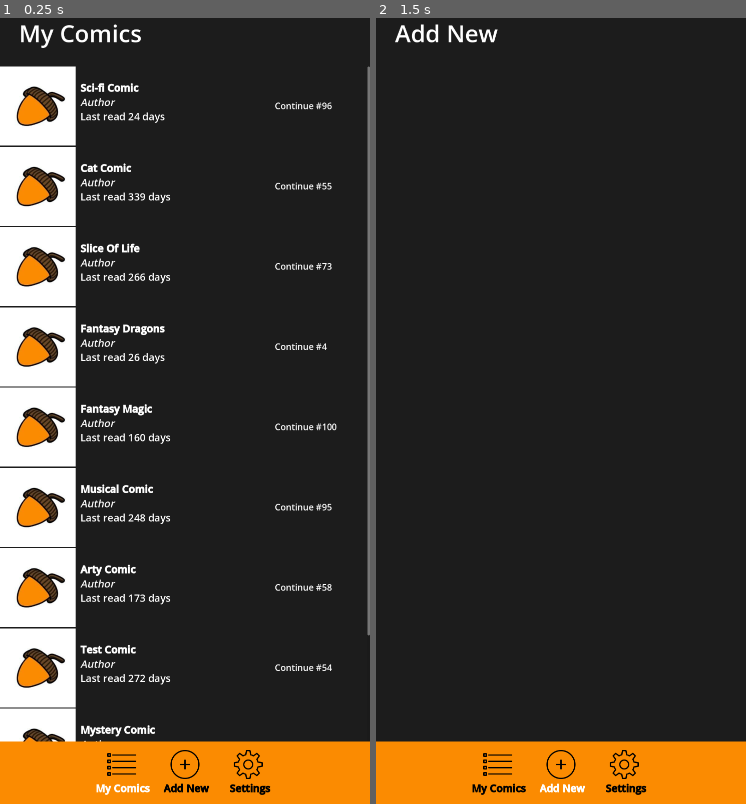
Above: before the commit, frames 1-2 (left to right).
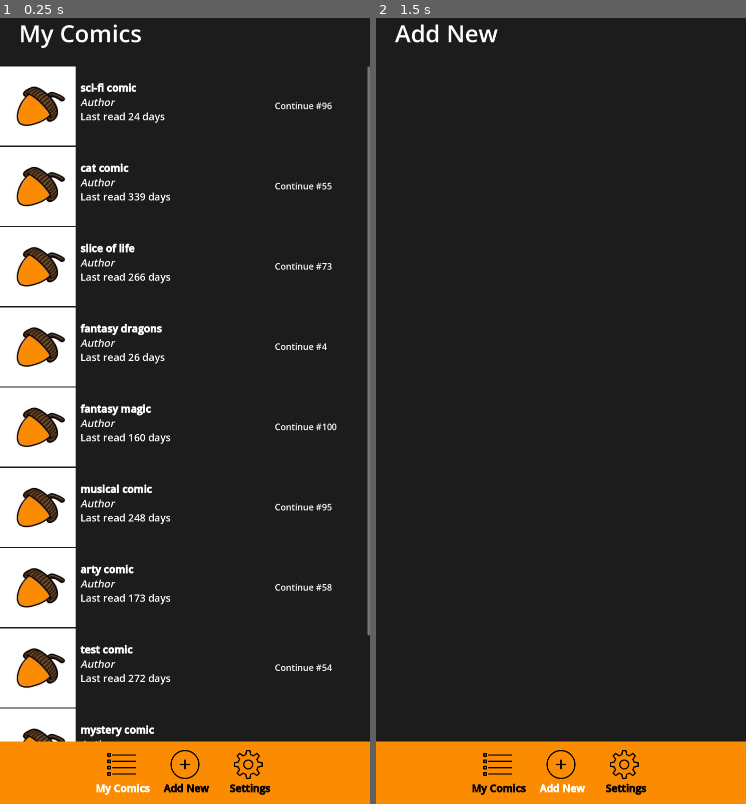
Above: after the commit, the same moments.

Repository: cyschneck/comic-canopy
Game: Godot game, scene res://scenes/menu.tscn
Same seed, same stepped clock (60 frames per second), same inputs: the game is played once before the commit and once after it.
Inputs:
- Up to frame 1 (0.25 s): no input
- Up to frame 2 (1.5 s): click "[b]Add New[/b]" at 0.5 s; click "[b]Add New[/b]" at 1.25 s

The runs differ from the first frame. In frame 1, 1.1% of the frame differs, in the area x 21-45%, y 8-92%; in frame 2, nothing differs.

Commit message:
reference each dynamic button

Diff:
--- a/comic-canopy/scenes/menu.tscn
+++ b/comic-canopy/scenes/menu.tscn
@@ -1,24 +1,37 @@
-[gd_scene load_steps=14 format=3 uid="uid://dchw2tg4juqnw"]
+[gd_scene load_steps=12 format=3 uid="uid://dchw2tg4juqnw"]
 
 [ext_resource type="PackedScene" uid="uid://xjt5ucf5m4x7" path="res://scenes/tab.tscn" id="1_3sr0o"]
 [ext_resource type="Script" path="res://scripts/bottom_toolbar.gd" id="1_et7sx"]
 [ext_resource type="Texture2D" uid="uid://d1a6qsriwpnmg" path="res://assets/sprites/add.png" id="3_3faw0"]
 [ext_resource type="Texture2D" uid="uid://vx632jlmq0nl" path="res://assets/sprites/settings.png" id="4_humb4"]
 [ext_resource type="Script" path="res://scripts/populate_my_comics.gd" id="5_8k4yo"]
-[ext_resource type="Script" path="res://scripts/select_comic_from_list.gd" id="6_op02q"]
 [ext_resource type="PackedScene" uid="uid://do08ivw8plaev" path="res://scenes/test_my_comics_grid_container.tscn" id="7_43mfh"]
-[ext_resource type="PackedScene" uid="uid://ceabhj0ug7ewh" path="res://scenes/test_specific_comics_grid_container.tscn" id="7_d5vqm"]
-
-[sub_resource type="ButtonGroup" id="ButtonGroup_8j4aw"]
+
+[sub_resource type="ButtonGroup" id="ButtonGroup_j8rp8"]
 
 [sub_resource type="RectangleShape2D" id="RectangleShape2D_y4vb3"]
 size = Vector2(200, 200)
 
-[sub_resource type="ButtonGroup" id="ButtonGroup_6ujlr"]
-
-[sub_resource type="ButtonGroup" id="ButtonGroup_1pnnl"]
-
-[sub_resource type="GDScript" id="GDScript_3fuw0"]
+[sub_resource type="ButtonGroup" id="ButtonGroup_mmb7c"]
+
+[sub_resource type="ButtonGroup" id="ButtonGroup_yaqbb"]
+
+[sub_resource type="GDScript" id="GDScript_j0pv3"]
+script/source = "extends VBoxContainer
+
+func _ready() -> void:
+	print(\"running setup\")
+	for button in get_tree().get_nodes_in_group(\"comic_main_select\"):
+		#button.connect(\"pressed\", Callable(self, \"_on_comic_page_link_button_pressed\").bind(button))
+		#button.connect(\"pressed\", self, _on_comic_page_link_button_pressed, [button])
+		#button.pressed.connect(_on_comic_page_link_button_pressed.bind(button))
+		#button.connect(button.name, Callable(_on_comic_page_link_button_pressed));
+		pass
+
+func _on_comic_page_link_button_pressed() -> void:
+	print(\"button pressed\")
+	#print(selected_button.get_parent().get_parent().get_name())
+"
 
 [node name="menu" type="Control"]
 layout_mode = 3
@@ -170,7 +183,7 @@
 layout_mode = 2
 size_flags_horizontal = 3
 size_flags_vertical = 3
-script = ExtResource("6_op02q")
+script = SubResource("GDScript_j0pv3")
 
 [node name="test_row3" parent="MainMiddle/MyComics/MyComicsScrollContainer/VBoxContainer" instance=ExtResource("7_43mfh")]
 layout_mode = 2
@@ -243,45 +256,6 @@
 theme_override_font_sizes/font_size = 75
 text = "Settings"
 
-[node name="SpecificComicsScrollContainer" type="ScrollContainer" parent="."]
-unique_name_in_owner = true
-visible = false
-layout_mode = 1
-anchors_preset = 15
-anchor_right = 1.0
-anchor_bottom = 1.0
-offset_top = 314.0
-offset_bottom = -182.0
-grow_horizontal = 2
-grow_vertical = 2
-
-[node name="VBoxContainer" type="VBoxContainer" parent="SpecificComicsScrollContainer"]
-layout_mode = 2
-size_flags_horizontal = 0
-size_flags_vertical = 0
-script = SubResource("GDScript_3fuw0")
-
-[node name="test_row" parent="SpecificComicsScrollContainer/VBoxContainer" instance=ExtResource("7_d5vqm")]
-layout_mode = 2
-
-[node name="test_row2" parent="SpecificComicsScrollContainer/VBoxContainer" instance=ExtResource("7_d5vqm")]
-layout_mode = 2
-
-[node name="test_row3" parent="SpecificComicsScrollContainer/VBoxContainer" instance=ExtResource("7_d5vqm")]
-layout_mode = 2
-
-[node name="test_row4" parent="SpecificComicsScrollContainer/VBoxContainer" instance=ExtResource("7_d5vqm")]
-layout_mode = 2
-
-[node name="test_row5" parent="SpecificComicsScrollContainer/VBoxContainer" instance=ExtResource("7_d5vqm")]
-layout_mode = 2
-
-[node name="test_row6" parent="SpecificComicsScrollContainer/VBoxContainer" instance=ExtResource("7_d5vqm")]
-layout_mode = 2
-
-[node name="test_row7" parent="SpecificComicsScrollContainer/VBoxContainer" instance=ExtResource("7_d5vqm")]
-layout_mode = 2
-
 [editable path="BottomToolbar/HBoxContainer/MyComicsButton"]
 [editable path="BottomToolbar/HBoxContainer/AddNewButton"]
 [editable path="BottomToolbar/HBoxContainer/SettingsButton"]
--- a/comic-canopy/scenes/test_my_comics_grid_container.tscn
+++ b/comic-canopy/scenes/test_my_comics_grid_container.tscn
@@ -1,5 +1,6 @@
-[gd_scene load_steps=2 format=3 uid="uid://do08ivw8plaev"]
+[gd_scene load_steps=3 format=3 uid="uid://do08ivw8plaev"]
 
+[ext_resource type="Script" path="res://scripts/my_comic_row_selection.gd" id="1_blmp4"]
 [ext_resource type="Texture2D" uid="uid://blbap47a54j41" path="res://assets/sprites/comic_list_icon.jpg" id="1_cpq38"]
 
 [node name="test_row" type="GridContainer"]
@@ -11,6 +12,7 @@
 theme_override_constants/h_separation = 15
 theme_override_constants/v_separation = 0
 columns = 3
+script = ExtResource("1_blmp4")
 
 [node name="TextureRect" type="TextureRect" parent="."]
 layout_mode = 2
@@ -32,7 +34,7 @@
 [i]Artist Name, Writer Name[/i]
 Last read XX days ago"
 
-[node name="ComicPageLinkButton" type="LinkButton" parent="RichTextLabel" groups=["comic_main_select"]]
+[node name="ComicPageLinkButton" type="LinkButton" parent="RichTextLabel"]
 layout_mode = 1
 anchors_preset = 15
 anchor_right = 1.0
--- a/comic-canopy/scripts/bottom_toolbar.gd
+++ b/comic-canopy/scripts/bottom_toolbar.gd
@@ -3,7 +3,6 @@
 @onready var my_comics: Control = %MyComics
 @onready var add_new: Control = %AddNew
 @onready var settings: Control = %Settings
-@onready var specific_comics_scroll_container: ScrollContainer = %SpecificComicsScrollContainer
 
 @onready var my_comics_button: TextureButton = %MyComicsButton
 @onready var add_new_button: TextureButton = %AddNewButton
@@ -35,7 +34,6 @@
 
 	# set ALL headers visibilty to false
 	my_comics.visible = false
-	specific_comics_scroll_container.visible = false
 	add_new.visible = false
 	settings.visible = false
 
--- /dev/null
+++ b/comic-canopy/scripts/my_comic_row_selection.gd
@@ -0,0 +1,5 @@
+extends GridContainer
+@onready var test_row: GridContainer = $"."
+
+func _on_comic_page_link_button_pressed() -> void:
+	print(test_row.name)
--- a/comic-canopy/scripts/populate_my_comics.gd
+++ b/comic-canopy/scripts/populate_my_comics.gd
@@ -13,6 +13,7 @@
 					"test comic",
 					"mystery comic",
 					"funny comic"]
+
 	# testing random number generator
 var rng = RandomNumberGenerator.new()
 
@@ -22,19 +23,17 @@
 		child.queue_free()
 
 	# add comic rows for each comic saved
-	var i = 0
-	for comic in comic_archive:
+	for comic_name in comic_archive:
 		# add new "test_row" to comics grid
 		var comic_row = TEST_MY_COMICS_GRID_CONTAINER.instantiate()
-		comic_row.name = "comic_" + str(i) # make each row with a callable name
-		i += 1
+		comic_row.name = comic_name
 		# edit RichTextLabel with specific comic info
-		var comic_name = "\n[b]" + comic.capitalize() + "[/b]"
+		var display_name = "\n[b]" + str(comic_name) + "[/b]"
 		var artist_writer = "[i]Author " + "[/i]"
 		var last_read = "Last read " + str(rng.randi_range(2, 365)) + " days"
-		comic_row.get_child(1).text = comic_name + "\n" + artist_writer + "\n" + last_read
+		comic_row.get_child(1).text = display_name + "\n" + artist_writer + "\n" + last_read
 		#comic_row.get_child(1).get_child(0).uri = "https://xkcd.com/3043/"
 		# edit link button text
 		comic_row.get_child(2).get_child(0).text = "Continue #" +  str(rng.randi_range(1, 100))
-		comic_row.get_child(2).uri = "https://phdcomics.com/"
+		comic_row.get_child(2).uri = "https://xkcd.com/3043/"
 		v_box_container.add_child(comic_row)
--- a/comic-canopy/scripts/select_comic_from_list.gd
+++ /dev/null
@@ -1,12 +0,0 @@
-extends VBoxContainer
-
-func _ready() -> void:
-	print("running setup")
-	for button in get_tree().get_nodes_in_group("comic_main_select"):
-		#button.connect("pressed", Callable(self, "_on_comic_page_link_button_pressed").bind(button))
-		#button.connect("pressed", self, _on_comic_page_link_button_pressed, [button])
-		button.pressed.connect(_on_comic_page_link_button_pressed.bind(button))
-
-func _on_comic_page_link_button_pressed(selected_button) -> void:
-	print("button pressed")
-	print(selected_button.get_parent().get_parent().get_name())
Not shown: 3 places in comic-canopy/scenes/menu.tscn that only renumber resources
